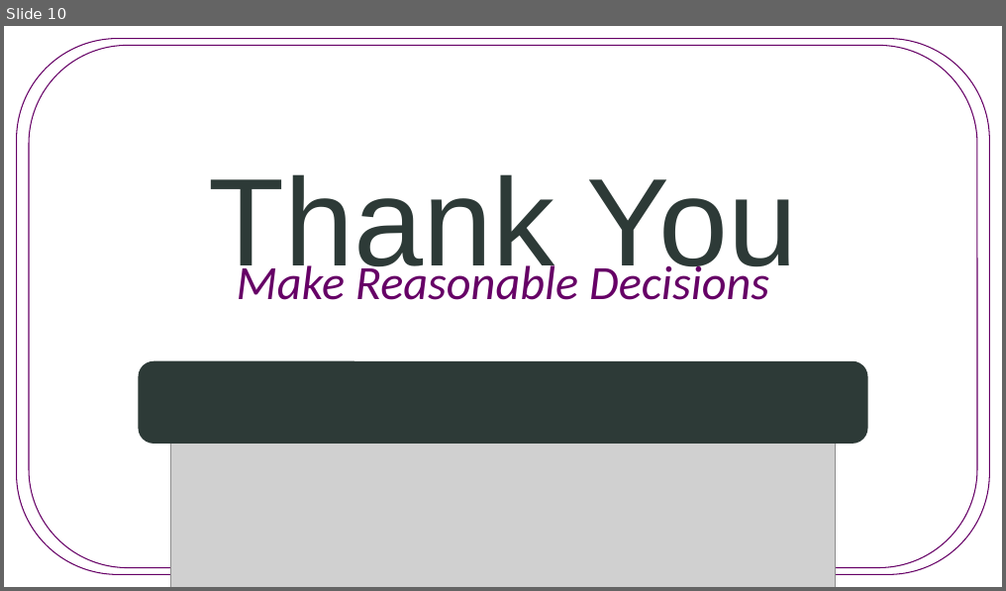
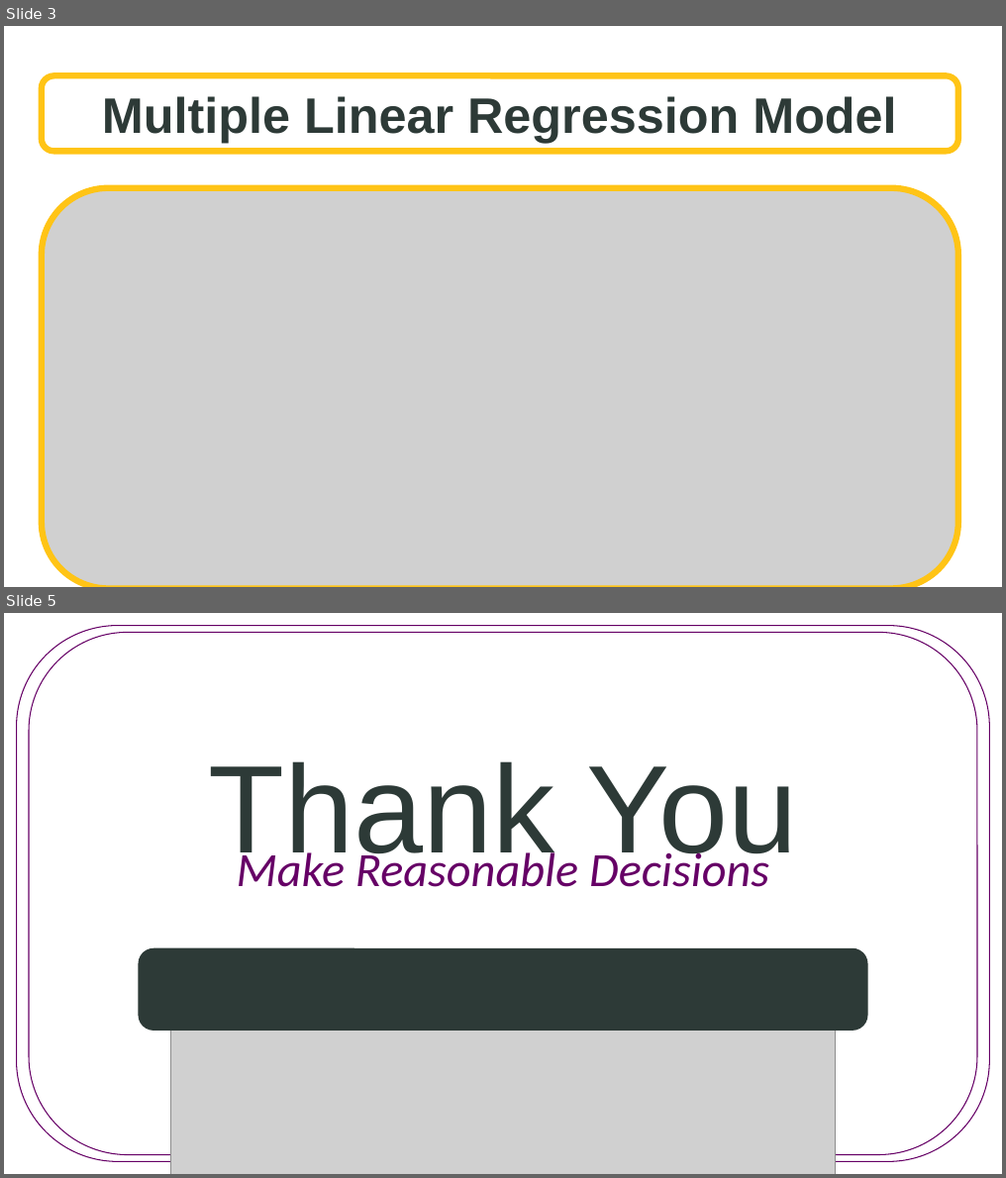
Before and after one commit to SuperMarioGiacomazzo/STOR455_WEBSITE, a slide deck: Lectures/13 - Multiple Linear Regression.pptx. Shown one above the other, each under a label of ours: slide 10 before the commit, slides 3 and 5 after it; the slides between them are not shown. The pictures are 1006x591 and 1006x1178 pixels, drawn with LibreOffice and Linux fonts; fonts in the diff are those of the drawing; grey boxes stand for pictures; background and template pictures are left out. Boxes give left, top, right and bottom in pixels: in the first picture for what was removed or moved away, otherwise in the second. Text is boxed around its words. In the diff, an @@ line names an element or a change of style, - is before the commit and + after.

```diff
--- a/Lectures/13 - Multiple Linear Regression.pptx
+++ b/Lectures/13 - Multiple Linear Regression.pptx
@@ slide 3 added at (4,26,1002,587), background picture (left out) @@
@@ rounded rectangle added at (42,76,958,152), fill #FFFFFF at 70% opacity, outline #FFC416 6 pt, 48 pt, text #2D3A37, bold @@
+Multiple Linear Regression Model
@@ picture added at (42,188,958,587) @@
@@ picture added at (210,258,703,301) @@
@@ picture added at (303,525,796,568) @@
@@ what was slide 10 is now slide 5 @@
```
Also in this commit, not shown: 2 slides changed, 1 other slide added, 7 slides removed, 15 other files.
